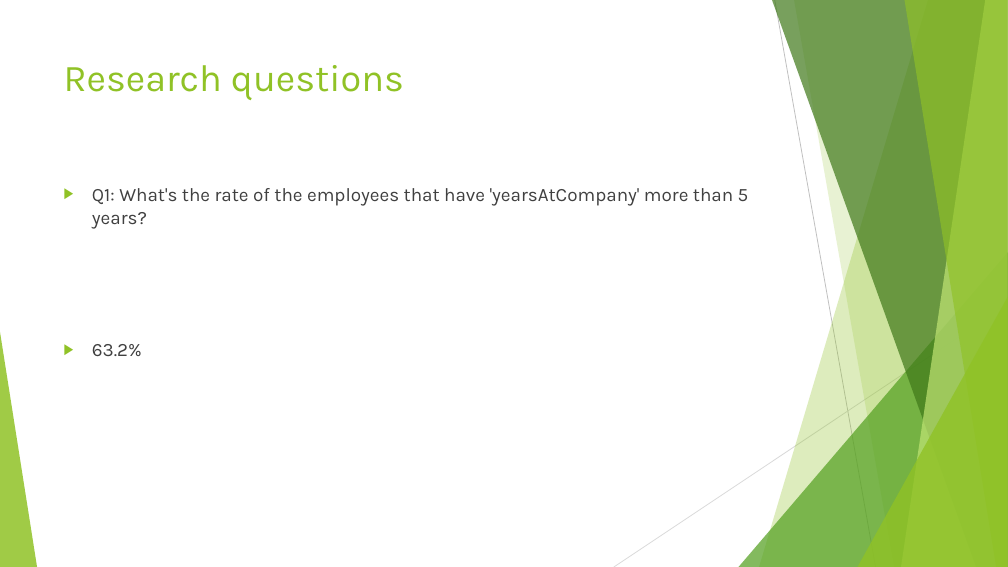
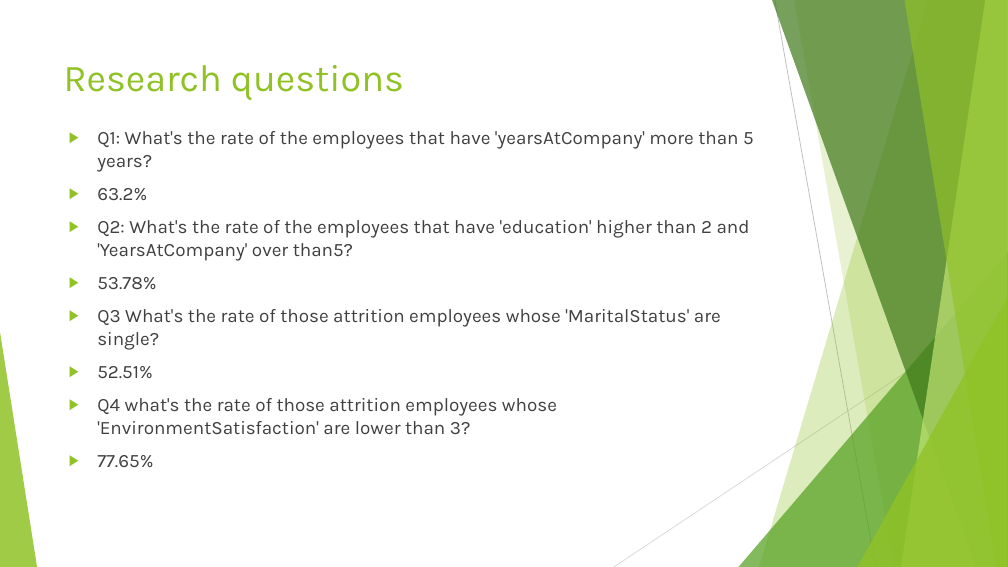
Before and after one commit to Destiny-G1997/AIM-5001, a slide deck: slide 10 of Final project Data/Final Project Presentation.pptx. Drawn at 1008x567 pixels with LibreOffice and Linux fonts; fonts in the diff are those of the drawing. Boxes give left, top, right and bottom in pixels: in the first picture for what was removed or moved away, otherwise in the second. Text is boxed around its words. In the diff, an @@ line names an element or a change of style, - is before the commit and + after.

```diff
--- a/Final project Data/Final Project Presentation.pptx
+++ b/Final project Data/Final Project Presentation.pptx
@@ text "Q1: What's the rate of ..." moved from (x1=92, y1=188, x2=749, y2=356) to (x1=97, y1=131, x2=754, y2=467) @@
@@ text at (x1=97, y1=220, x2=750, y2=467): paragraphs added @@
+▶ Q2: What's the rate of the employees that have 'education' higher than 2 and 'YearsAtCompany' over than5?
+▶ 53.78%
+▶ Q3 What's the rate of those attrition employees whose 'MaritalStatus' are single?
+▶ 52.51%
+▶ Q4 what's the rate of those attrition employees whose 'EnvironmentSatisfaction' are lower than 3?
+▶ 77.65%
```
Also in this commit, not shown: 1 slide added, 3 slides removed.
